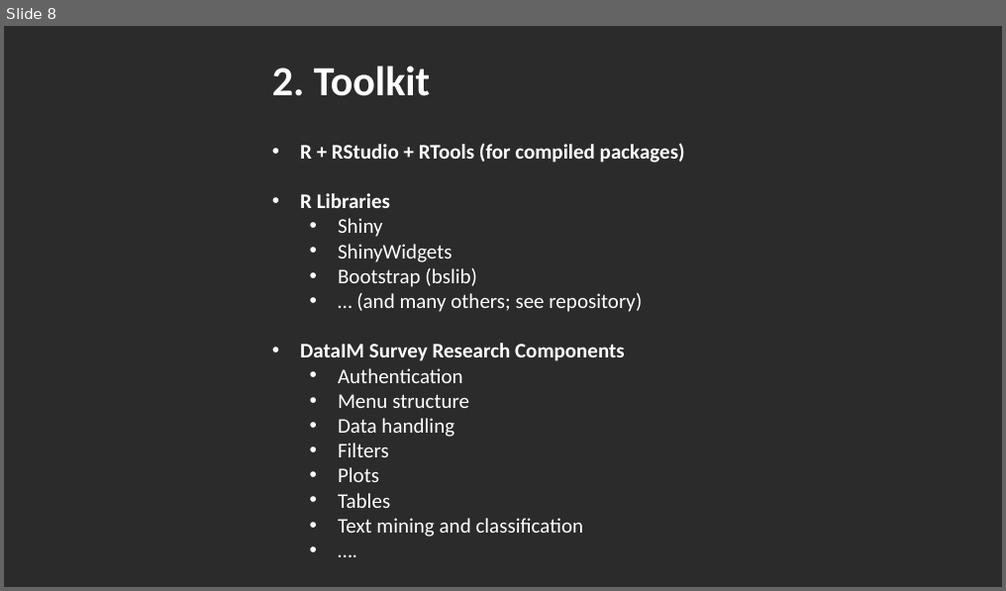
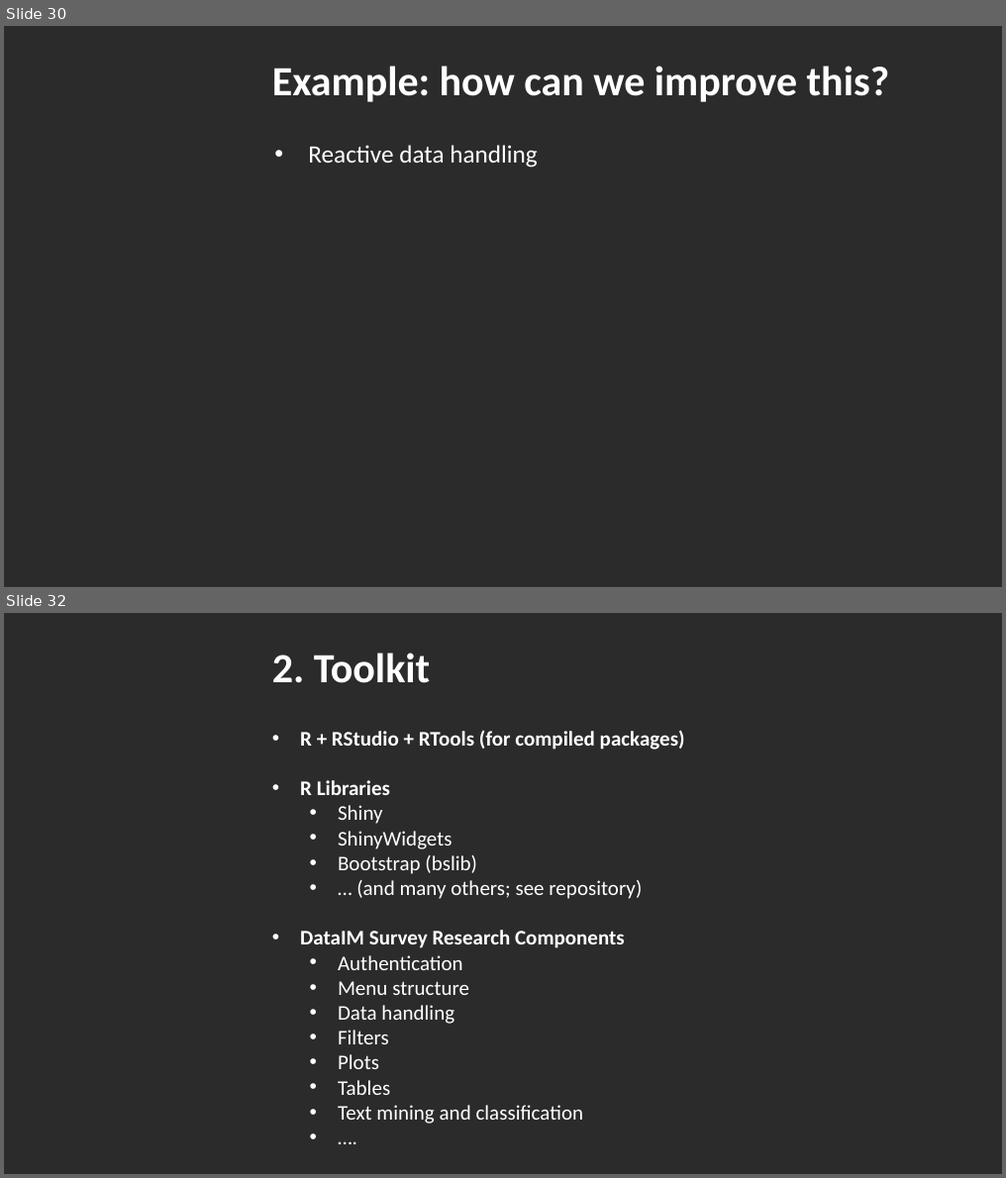
Before and after one commit to DataIMLabs/MIE2024, a slide deck: presentation/session1/MIE2024-DataIM-Masterclass-Session1.pptx. Shown one above the other, each under a label of ours: slide 8 before the commit, slides 30 and 32 after it; the slides between them are not shown. The pictures are 1006x591 and 1006x1178 pixels, drawn with LibreOffice and Linux fonts; fonts in the diff are those of the drawing; background and template pictures are left out; a plain dark background stands for a picture behind light text. Boxes give left, top, right and bottom in pixels: in the first picture for what was removed or moved away, otherwise in the second. Text is boxed around its words. In the diff, an @@ line names an element or a change of style, - is before the commit and + after.

```diff
--- a/presentation/session1/MIE2024-DataIM-Masterclass-Session1.pptx
+++ b/presentation/session1/MIE2024-DataIM-Masterclass-Session1.pptx
@@ slide 30 added at <box>4,26,1002,587</box>, background picture (left out) @@
@@ text added at <box>272,66,889,102</box>, 40 pt, text #FFFFFF, bold @@
+Example: how can we improve this?
@@ text added at <box>308,145,537,168</box>, 24 pt, text #FFFFFF @@
+• Reactive data handling
@@ what was slide 8 is now slide 32 @@
```
Also in this commit, not shown: 9 slides changed, 20 other slides added, 2 slides removed, 6 other files.
